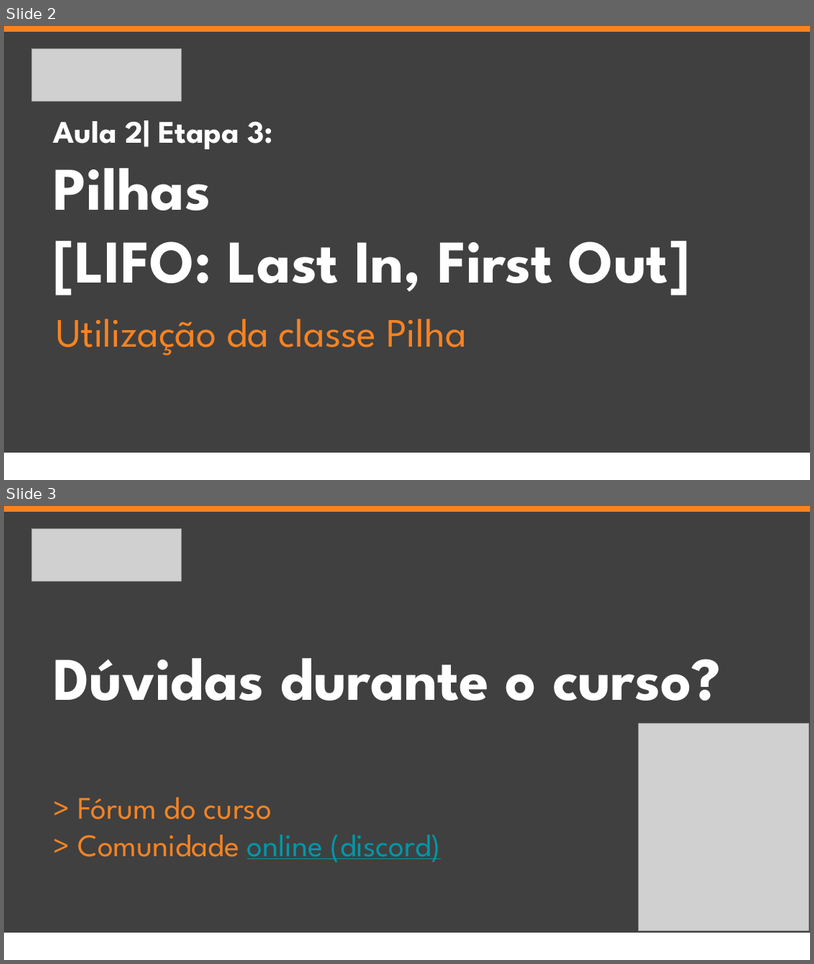
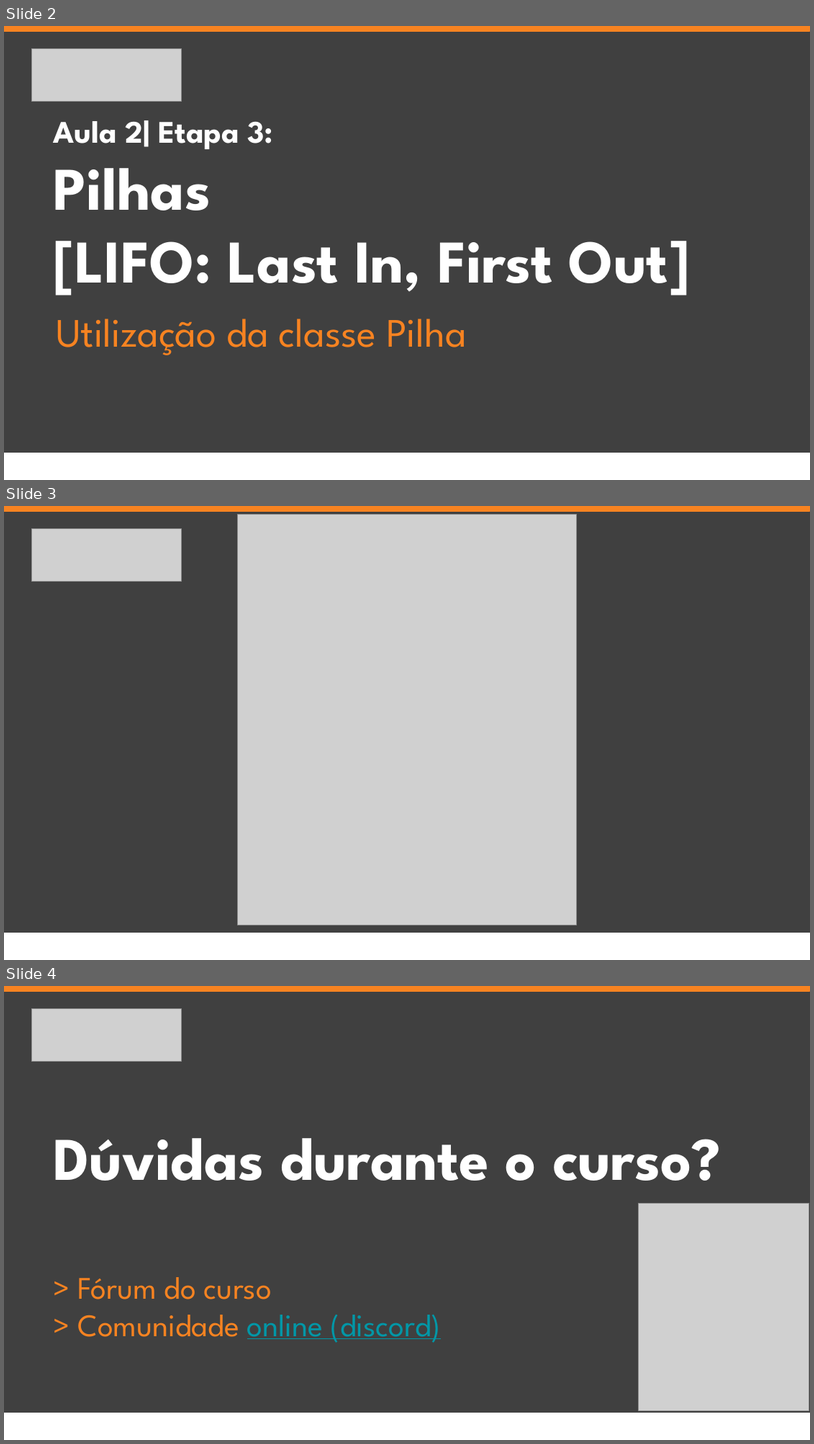
Before and after one commit to jrdutra/estruturaDeDadosJavaDio, a slide deck: apresentacoes/Aula2/Etapa3/Etapa3.pptx. Shown one above the other, each under a label of ours: slides 2 and 3 before the commit, slides 2, 3 and 4 after it. The pictures are 814x964 and 814x1444 pixels, drawn with LibreOffice and Linux fonts; fonts in the diff are those of the drawing; grey boxes stand for pictures. Boxes give left, top, right and bottom in pixels: in the first picture for what was removed or moved away, otherwise in the second. Text is boxed around its words. In the diff, an @@ line names an element or a change of style, - is before the commit and + after.

```diff
--- a/apresentacoes/Aula2/Etapa3/Etapa3.pptx
+++ b/apresentacoes/Aula2/Etapa3/Etapa3.pptx
@@ slide 3 added at <box>4,506,810,960</box>, background #FFFFFF @@
@@ rectangle added at <box>4,508,810,957</box>, fill #404040, outline #404040 0.75 pt @@
@@ rectangle added at <box>4,506,810,511</box>, fill #F78321, outline #F78321 0.75 pt @@
@@ picture added at <box>238,514,576,924</box> @@
@@ picture added at <box>31,528,181,581</box> @@
@@ rectangle added at <box>4,932,810,959</box>, fill #FFFFFF, outline #FFFFFF 0.75 pt @@
@@ what was slide 3 is now slide 4 @@
```
Also in this commit, not shown: 23 other files.
